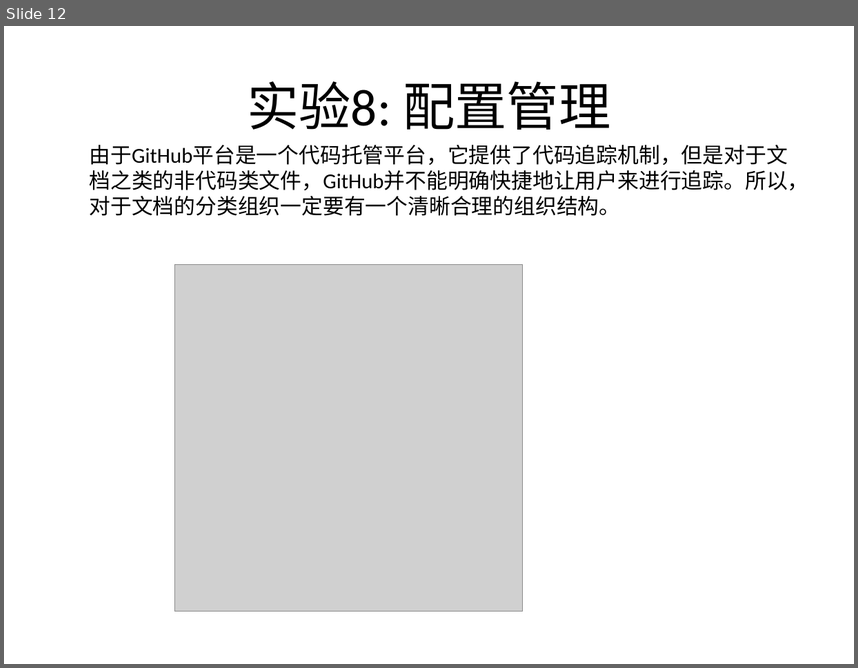
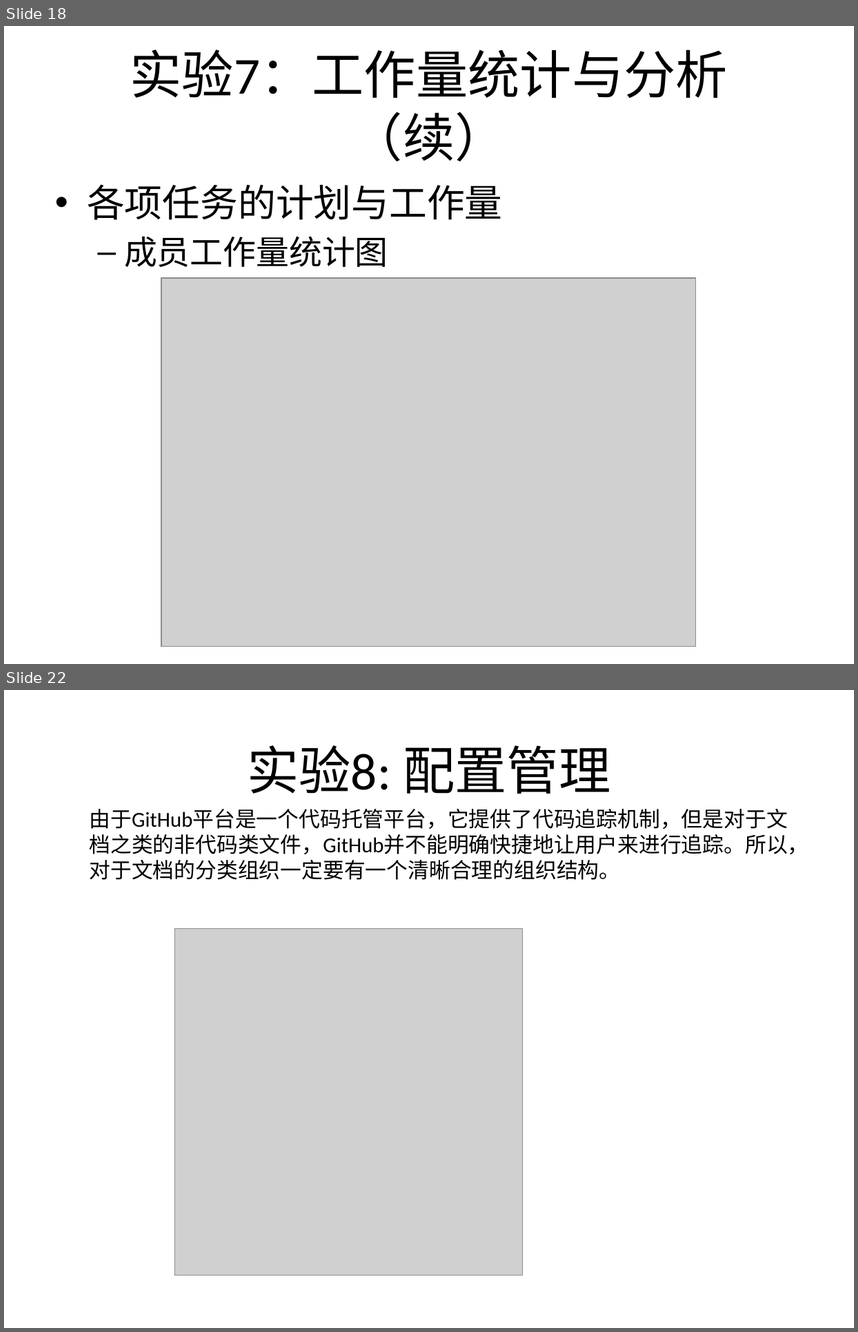
Before and after one commit to bhsei/16TeamC, a slide deck: 2.项目PPT/十七周-项目总结.pptx. Shown one above the other, each under a label of ours: slide 12 before the commit, slides 18 and 22 after it; the slides between them are not shown. The pictures are 858x668 and 858x1332 pixels, drawn with LibreOffice and Linux fonts; fonts in the diff are those of the drawing; grey boxes stand for pictures. Boxes give left, top, right and bottom in pixels: in the first picture for what was removed or moved away, otherwise in the second. Text is boxed around its words. In the diff, an @@ line names an element or a change of style, - is before the commit and + after.

```diff
--- a/2.项目PPT/十七周-项目总结.pptx
+++ b/2.项目PPT/十七周-项目总结.pptx
@@ slide 18 added at <box>4,26,854,664</box>, background #FFFFFF @@
@@ title added at <box>130,49,727,161</box>, 44 pt, text #000000 @@
+实验7：工作量统计与分析（续）
@@ text added at <box>87,184,503,267</box>, 32 pt, text #000000 @@
+• 各项任务的计划与工作量
+  – 成员工作量统计图
@@ picture added at <box>161,278,696,646</box> @@
@@ what was slide 12 is now slide 22 @@
```
Also in this commit, not shown: 1 slide changed, 13 other slides added, 1 slide removed.
